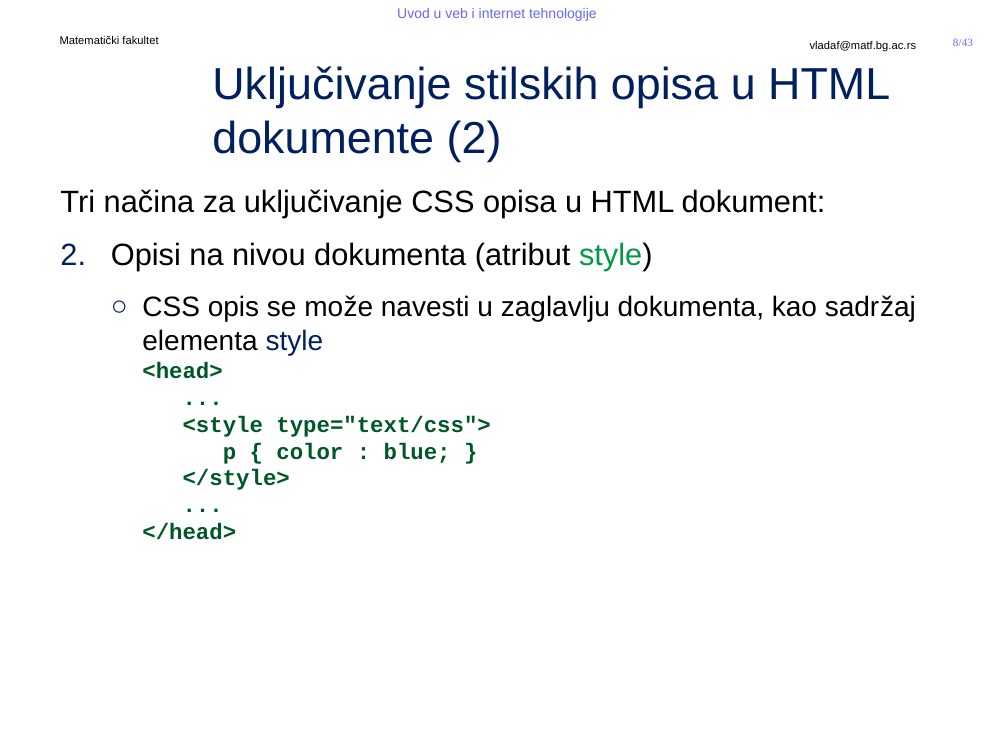
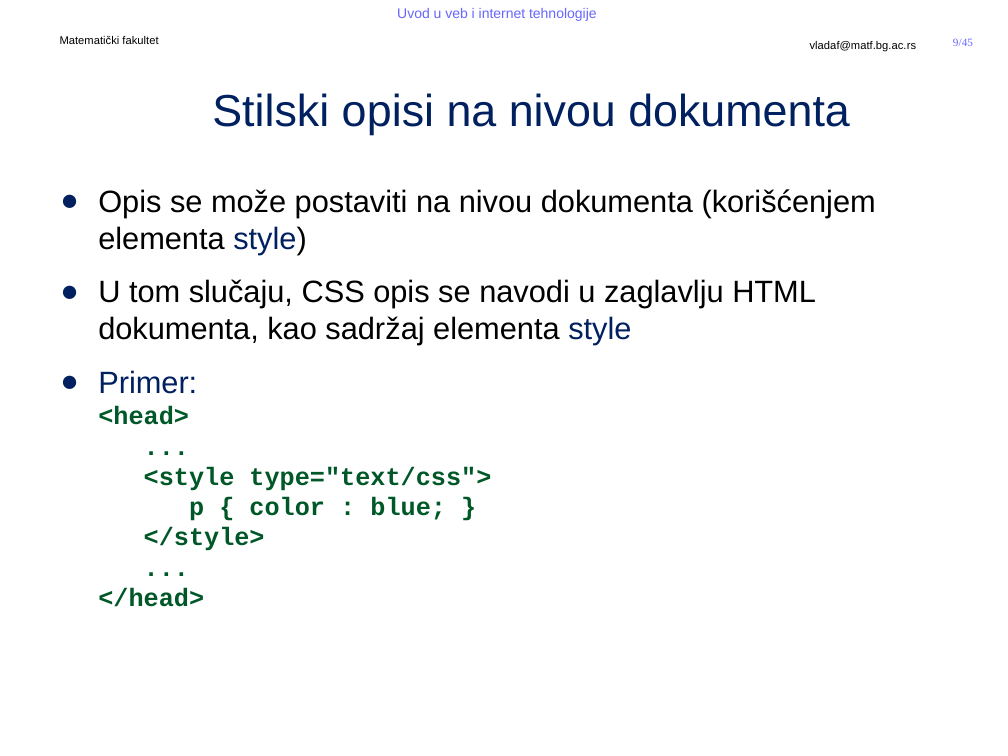
Before and after one commit to MatfUVIT/info, a slide deck: slide 9 of predavanja/prezentacije/UVIT04-01-Stilovi-CSS.pptx (slide 8 before the commit). Drawn at 1008x756 pixels with LibreOffice and Linux fonts; fonts in the diff are those of the drawing; background and template pictures are left out. Boxes give left, top, right and bottom in pixels: in the first picture for what was removed or moved away, otherwise in the second. Text is boxed around its words. In the diff, an @@ line names an element or a change of style, - is before the commit and + after.

```diff
--- a/predavanja/prezentacije/UVIT04-01-Stilovi-CSS.pptx
+++ b/predavanja/prezentacije/UVIT04-01-Stilovi-CSS.pptx
@@ page number at [953,38,973,46]: text changed @@
-8/43
+9/45
@@ title at [212,93,850,135]: text changed @@
-Uključivanje stilskih opisa u HTML dokumente (2)
+Stilski opisi na nivou dokumenta
@@ text at [98,189,876,607]: text changed @@
-Tri načina za uključivanje CSS opisa u HTML dokument:
-2. Opisi na nivou dokumenta (atribut style)
-  ○ CSS opis se može navesti u zaglavlju dokumenta, kao sadržaj elementa style
-    <head>
-    ...
-    <style type="text/css">
-    p { color : blue; }
-    </style>
-    ...
-    </head>
+● Opis se može postaviti na nivou dokumenta (korišćenjem elementa style)
+● U tom slučaju, CSS opis se navodi u zaglavlju HTML dokumenta, kao sadržaj elementa style
+● Primer:
+  <head>
+  ...
+  <style type="text/css">
+  p { color : blue; }
+  </style>
+  ...
+  </head>
```
Also in this commit, not shown: 12 other slides changed, 2 slides added, 48 other files.
